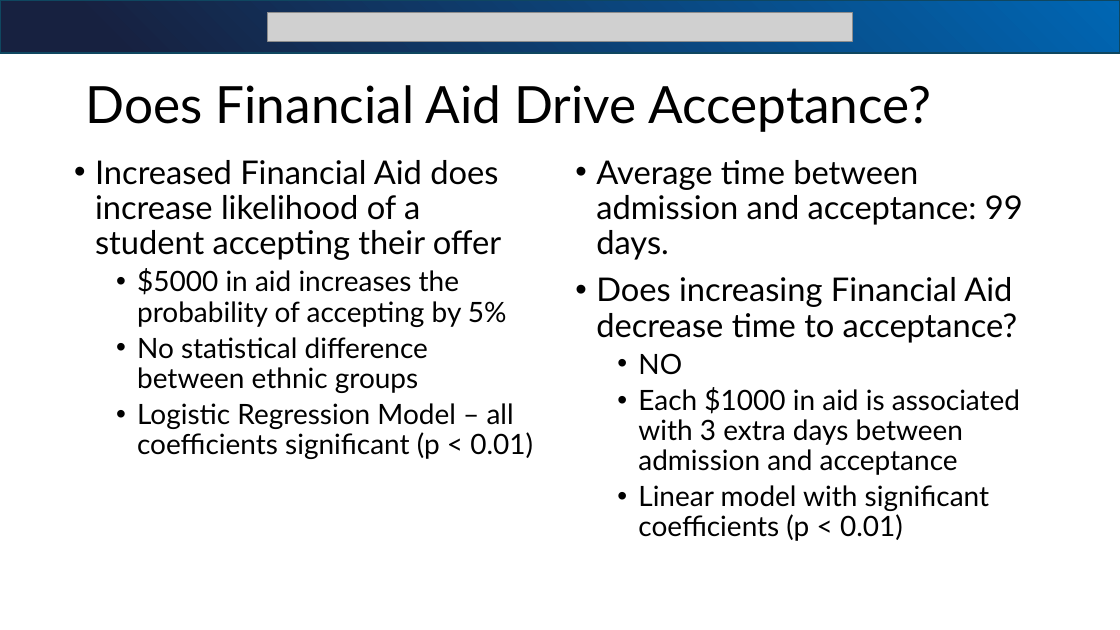
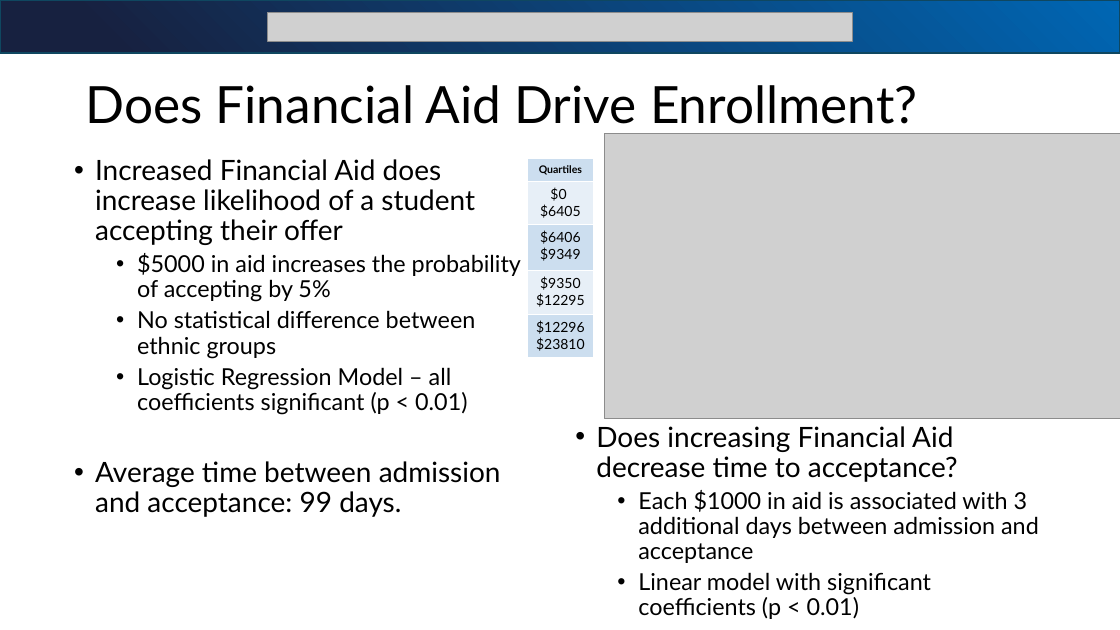
Before and after one commit to bjjefferies/bia_sr_sem_presentation, a slide deck: slide 10 of BIA_SEM_Presentation1.pptx (slide 9 before the commit). Drawn at 1120x630 pixels with LibreOffice and Linux fonts; fonts in the diff are those of the drawing; grey boxes stand for pictures. Boxes give left, top, right and bottom in pixels: in the first picture for what was removed or moved away, otherwise in the second. Text is boxed around its words. In the diff, an @@ line names an element or a change of style, - is before the commit and + after.

```diff
--- a/BIA_SEM_Presentation1.pptx
+++ b/BIA_SEM_Presentation1.pptx
@@ title at (85,85,917,124): text changed @@
-Does Financial Aid Drive Acceptance?
+Does Financial Aid Drive Enrollment?
@@ picture added at (605,133,1120,418) @@
@@ text at (95,159,521,415): size 28 to 24 pt in "Increased Financial Aid does increase likelihood of ..."; size 24 to 20 pt in "$5000 in aid increases the probability of ...", "No statistical difference between ethnic groups", "Logistic Regression Model – all coefficients significant ..." @@
@@ table added at (528,159,593,358), 5 rows, 1 columns @@
+Quartiles
+$0 / $6405
+$6406 $9349
+$9350 $12295
+$12296 / $23810
@@ text at (596,160,1023,260): paragraph removed @@
-• Average time between admission and acceptance: 99 days.
@@ text "Does increasing Financial Aid decrease ...": place and size @@
-text "Does increasing Financial Aid decrease ..." at (596,160,1023,541)
+text "Does increasing Financial Aid decrease ..." at (596,426,1039,619)
@@ text at (596,426,958,619): size 28 to 24 pt in "Does increasing Financial Aid decrease time to ..."; size 24 to 20 pt in "Linear model with significant coefficients (p < ..." @@
@@ text at (95,461,501,517): paragraph added @@
+• Average time between admission and acceptance: 99 days.
@@ text at (638,490,1039,563): text changed; size 24 to 20 pt @@
-  • NO
-  • Each $1000 in aid is associated with 3 extra days between admission and acceptance
+  • Each $1000 in aid is associated with 3 additional days between admission and acceptance
```
Also in this commit, not shown: 1 other slide changed, 3 slides added, 5 other files.
